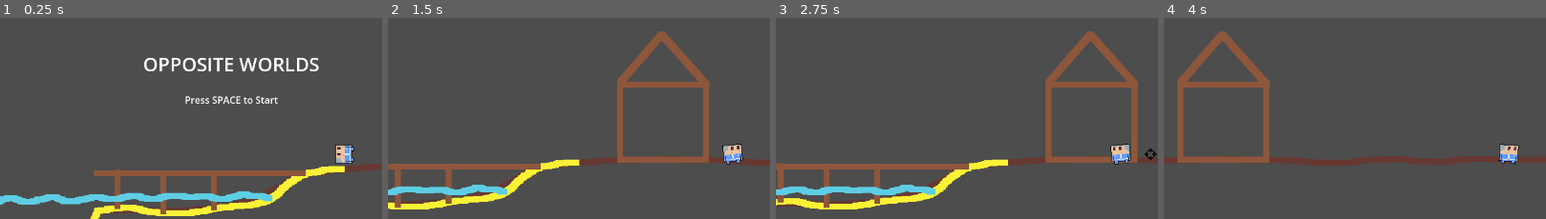
Above: before the commit, frames 1-4 (left to right).
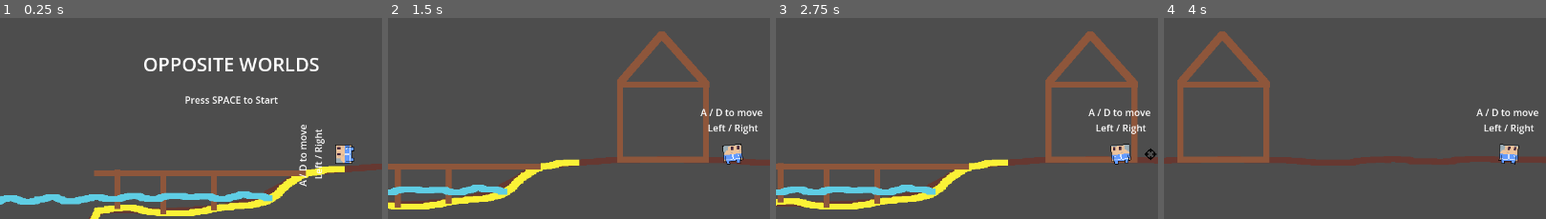
Above: after the commit, the same moments.

Repository: adammr333/opposite-worlds
Game: Godot game, scene res://scenes/game.tscn
Same seed, same stepped clock (60 frames per second), same inputs: the game is played once before the commit and once after it.
Inputs (mouse positions are % of the whole screen's width and height, from its top left):
- Up to frame 1 (0.25 s): no input
- Up to frame 2 (1.5 s): tap Space (space) at 0.5 s; move the mouse to (72, 48) at 0.52 s; hold D (right) from 0.53 s (still down); tap W (up) at 0.6, 0.77, 1.07 s; move the mouse to (30, 59) at 1.27 s; click (30, 59) at 1.35 s
- Up to frame 3 (2.75 s): tap W (up) at 1.52, 1.55, 1.82, 2.3 s; move the mouse to (60, 30) at 2.02 s; release D (right) at 2.03 s; hold A (left) from 2.03 s (still down); hold Right mouse button (r_click) from 2.03 s (still down)
- Up to frame 4 (4 s): move the mouse to (45, 74) at 2.77 s; release A (left) at 2.78 s; release Right mouse button (r_click) at 2.78 s; hold D (right) from 2.78 s (still down); tap Space (space) at 2.85 s; tap W (up) at 3.02, 3.05, 3.32, 3.6, 3.77 s; move the mouse to (80, 69) at 3.52 s
The pictures show only the part of the screen within x 5-55%, y 19-69%; the shares and areas given below are measured in that part.

The runs differ from the first frame. In frame 1, 0.5% of the frame differs, in the area x 78-85%, y 53-84%; in frame 2, 0.5%; in frame 3, 0.5%; in frame 4, 0.5%.

Commit message:
Worked a little on tutorial stuff.

Diff:
--- a/scenes/game.tscn
+++ b/scenes/game.tscn
@@ -1,9 +1,12 @@
-[gd_scene load_steps=13 format=3 uid="uid://cs3vdomkqx7xh"]
+[gd_scene load_steps=15 format=3 uid="uid://cs3vdomkqx7xh"]
 
 [ext_resource type="Script" uid="uid://btnkuxibd0n0g" path="res://scripts/game.gd" id="1_lnu2h"]
 [ext_resource type="Texture2D" uid="uid://cqhe68g6h5uxr" path="res://assets/placeholder-level.png" id="1_uwrxv"]
 [ext_resource type="PackedScene" uid="uid://ba50iug88p6yw" path="res://scenes/player.tscn" id="3_lbhrr"]
 
+[sub_resource type="CircleShape2D" id="CircleShape2D_lnu2h"]
+radius = 19.0263
+
 [sub_resource type="RectangleShape2D" id="RectangleShape2D_iywne"]
 size = Vector2(1766, 33)
 
@@ -13,32 +16,7 @@
 [sub_resource type="RectangleShape2D" id="RectangleShape2D_lbhrr"]
 size = Vector2(355, 10)
 
-[sub_resource type="Animation" id="Animation_lnu2h"]
-resource_name = "title_screen"
-tracks/0/type = "value"
-tracks/0/imported = false
-tracks/0/enabled = true
-tracks/0/path = NodePath("Player:position")
-tracks/0/interp = 1
-tracks/0/loop_wrap = true
-tracks/0/keys = {
-"times": PackedFloat32Array(0),
-"transitions": PackedFloat32Array(1),
-"update": 0,
-"values": [Vector2(859, 402)]
-}
-tracks/1/type = "value"
-tracks/1/imported = false
-tracks/1/enabled = true
-tracks/1/path = NodePath("Player:rotation")
-tracks/1/interp = 1
-tracks/1/loop_wrap = true
-tracks/1/keys = {
-"times": PackedFloat32Array(0),
-"transitions": PackedFloat32Array(1),
-"update": 0,
-"values": [-1.5708]
-}
+[sub_resource type="LabelSettings" id="LabelSettings_lnu2h"]
 
 [sub_resource type="Animation" id="Animation_lbhrr"]
 length = 0.001
@@ -95,6 +73,33 @@
 "values": [-1.5708, 0.0]
 }
 
+[sub_resource type="Animation" id="Animation_lnu2h"]
+resource_name = "title_screen"
+tracks/0/type = "value"
+tracks/0/imported = false
+tracks/0/enabled = true
+tracks/0/path = NodePath("Player:position")
+tracks/0/interp = 1
+tracks/0/loop_wrap = true
+tracks/0/keys = {
+"times": PackedFloat32Array(0),
+"transitions": PackedFloat32Array(1),
+"update": 0,
+"values": [Vector2(859, 402)]
+}
+tracks/1/type = "value"
+tracks/1/imported = false
+tracks/1/enabled = true
+tracks/1/path = NodePath("Player:rotation")
+tracks/1/interp = 1
+tracks/1/loop_wrap = true
+tracks/1/keys = {
+"times": PackedFloat32Array(0),
+"transitions": PackedFloat32Array(1),
+"update": 0,
+"values": [-1.5708]
+}
+
 [sub_resource type="AnimationLibrary" id="AnimationLibrary_iywne"]
 _data = {
 &"RESET": SubResource("Animation_lbhrr"),
@@ -110,6 +115,12 @@
 [node name="Game" type="Node2D"]
 script = ExtResource("1_lnu2h")
 
+[node name="TutorialNode1" type="Area2D" parent="."]
+position = Vector2(1072, 428)
+
+[node name="CollisionShape2D" type="CollisionShape2D" parent="TutorialNode1"]
+shape = SubResource("CircleShape2D_lnu2h")
+
 [node name="Level" type="Sprite2D" parent="."]
 position = Vector2(1280, 360)
 texture = ExtResource("1_uwrxv")
@@ -153,6 +164,34 @@
 rotation = -1.5708
 
 [node name="PlayerCamera" type="Camera2D" parent="Player"]
+
+[node name="Controls" type="Control" parent="Player"]
+layout_mode = 3
+anchors_preset = 7
+anchor_left = 0.5
+anchor_top = 1.0
+anchor_right = 0.5
+anchor_bottom = 1.0
+offset_left = -20.0
+offset_top = -82.0
+offset_right = 20.0
+grow_horizontal = 2
+grow_vertical = 0
+
+[node name="Controls" type="Label" parent="Player/Controls"]
+layout_mode = 1
+anchors_preset = 5
+anchor_left = 0.5
+anchor_right = 0.5
+offset_left = -20.0
+offset_right = 20.0
+offset_bottom = 23.0
+grow_horizontal = 2
+text = "A / D to move
+Left / Right"
+label_settings = SubResource("LabelSettings_lnu2h")
+horizontal_alignment = 1
+vertical_alignment = 1
 
 [node name="AnimationPlayer" type="AnimationPlayer" parent="."]
 libraries = {
@@ -200,4 +239,3 @@
 
 [connection signal="body_entered" from="Level/Water" to="." method="_on_water_body_entered"]
 [connection signal="body_exited" from="Level/Water" to="." method="_on_water_body_exited"]
-[connection signal="animation_finished" from="AnimationPlayer" to="." method="_on_animation_player_animation_finished"]
--- a/scripts/attack_controller.gd
+++ b/scripts/attack_controller.gd
@@ -10,6 +10,7 @@
 
 func _process(delta: float) -> void:
 	aimCursor.global_position = aimCursor.get_global_mouse_position()
+	pass
 
 
 func _unhandled_input(event: InputEvent) -> void:
@@ -24,7 +25,8 @@
 		print("FIRE!")
 		isReloading = true
 		reloadTimer.start()
-
+	pass
 
 func _on_reload_timer_timeout() -> void:
 	isReloading = false
+	pass
--- a/scripts/autoload.gd
+++ b/scripts/autoload.gd
@@ -3,6 +3,8 @@
 @onready var game: Node = get_tree().get_root().get_node("Game")
 @onready var animPlayer: Node = get_tree().get_root().get_node("Game/AnimationPlayer")
 @onready var titleScreen: Node = get_tree().get_root().get_node("Game/TitleScreen")
+@onready var controlsLable: Node = get_tree().get_root().get_node("Game/Player/Controls/Controls")
+@onready var tutorialNode1: Node = get_tree().get_root().get_node("Game/TutorialNode1")
 
 var titleState: bool
 var gameState: bool
@@ -29,4 +31,5 @@
 	if anim_name == "game_start":
 		titleState = false
 		gameState = true
+		controlsLable.visible = true
 	pass
--- a/scripts/game.gd
+++ b/scripts/game.gd
@@ -3,29 +3,30 @@
 
 func _ready() -> void:
 	Input.mouse_mode = Input.MOUSE_MODE_CONFINED_HIDDEN
+	pass
 
 
 func _process(delta: float) -> void:
 	var mousePosition = get_global_mouse_position()
+	pass
 
 
 func _on_water_body_entered(body: Node2D) -> void:
 	if body is player:
 		print("Swimming")
 		body.isSwimming = true
+	pass
 
 
 func _on_water_body_exited(body: Node2D) -> void:
 	if body is player:
 		print("Not Swimming")
 		body.isSwimming = false
+	pass
 
 
 func _unhandled_input(event: InputEvent) -> void:
 	if event.is_action_pressed("escape"):
 		if Input.MOUSE_MODE_CONFINED_HIDDEN:
 			Input.mouse_mode = Input.MOUSE_MODE_VISIBLE
-
-
-func _on_animation_player_animation_finished(anim_name: StringName) -> void:
-	pass # Replace with function body.
+	pass
--- a/scripts/movement_controller.gd
+++ b/scripts/movement_controller.gd
@@ -29,3 +29,4 @@
 				player.velocity.y = move_toward(player.velocity.y, 0, SPEED)
 			animPlayer.stop()
 		player.move_and_slide()
+	pass
--- a/scripts/player.gd
+++ b/scripts/player.gd
@@ -6,6 +6,10 @@
 var isSwimming: bool
 
 
+func _ready() -> void:
+	Autoload.tutorialNode1.body_entered
+
+
 func _process(delta: float) -> void:
 	if isSwimming:
 		playerSprite.modulate = Color(0.0, 0.75, 1.0, 1.0)
